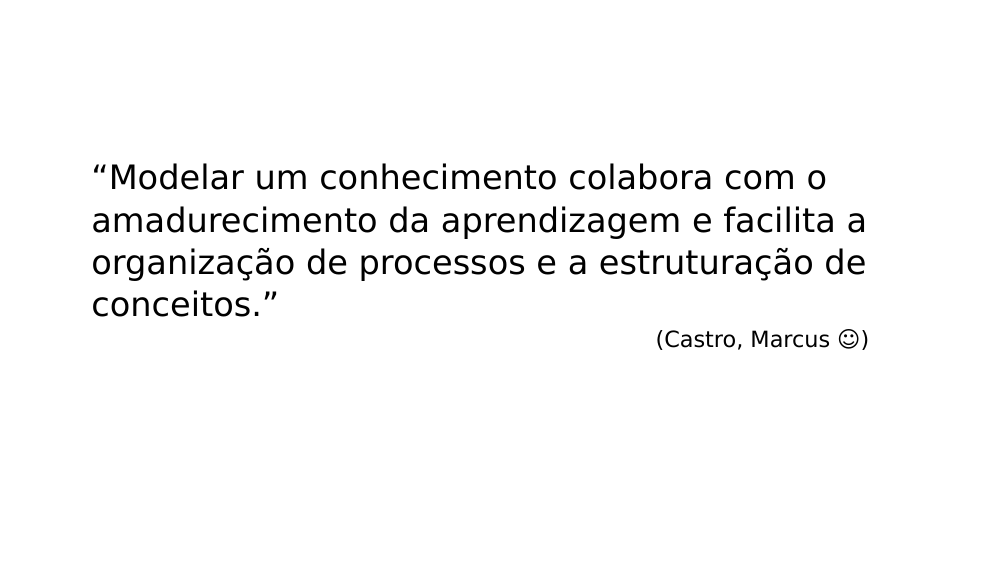
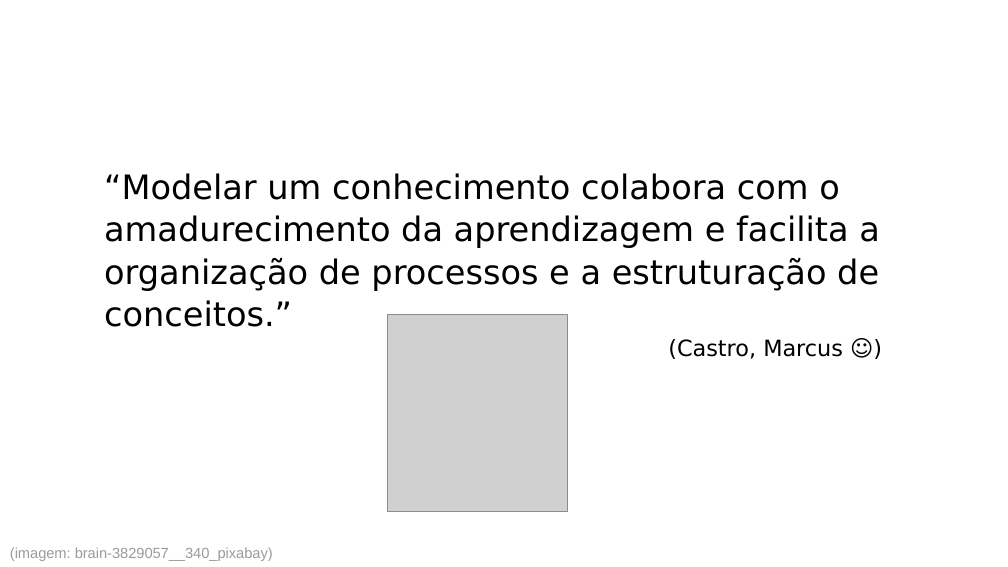
Before and after one commit to leonardo3108/robustez-query, a slide deck: slide 4 of docs/presentations/Apresentação 3 - 20211124.pptx. Drawn at 1008x567 pixels with LibreOffice and Linux fonts; fonts in the diff are those of the drawing; grey boxes stand for pictures. Boxes give left, top, right and bottom in pixels: in the first picture for what was removed or moved away, otherwise in the second. Text is boxed around its words. In the diff, an @@ line names an element or a change of style, - is before the commit and + after.

```diff
--- a/docs/presentations/Apresentação 3 - 20211124.pptx
+++ b/docs/presentations/Apresentação 3 - 20211124.pptx
@@ text "“Modelar um conhecimento colabora com ...": place and size @@
-text "“Modelar um conhecimento colabora com ..." at [91,163,868,350]
+text "“Modelar um conhecimento colabora com ..." at [104,173,880,359]
@@ picture added at [388,314,569,511] @@
@@ text added at [10,547,273,561], 10.5 pt, text #9B9B9B @@
+(imagem: brain-3829057__340_pixabay)
```
Also in this commit, not shown: 1 other slide changed.
